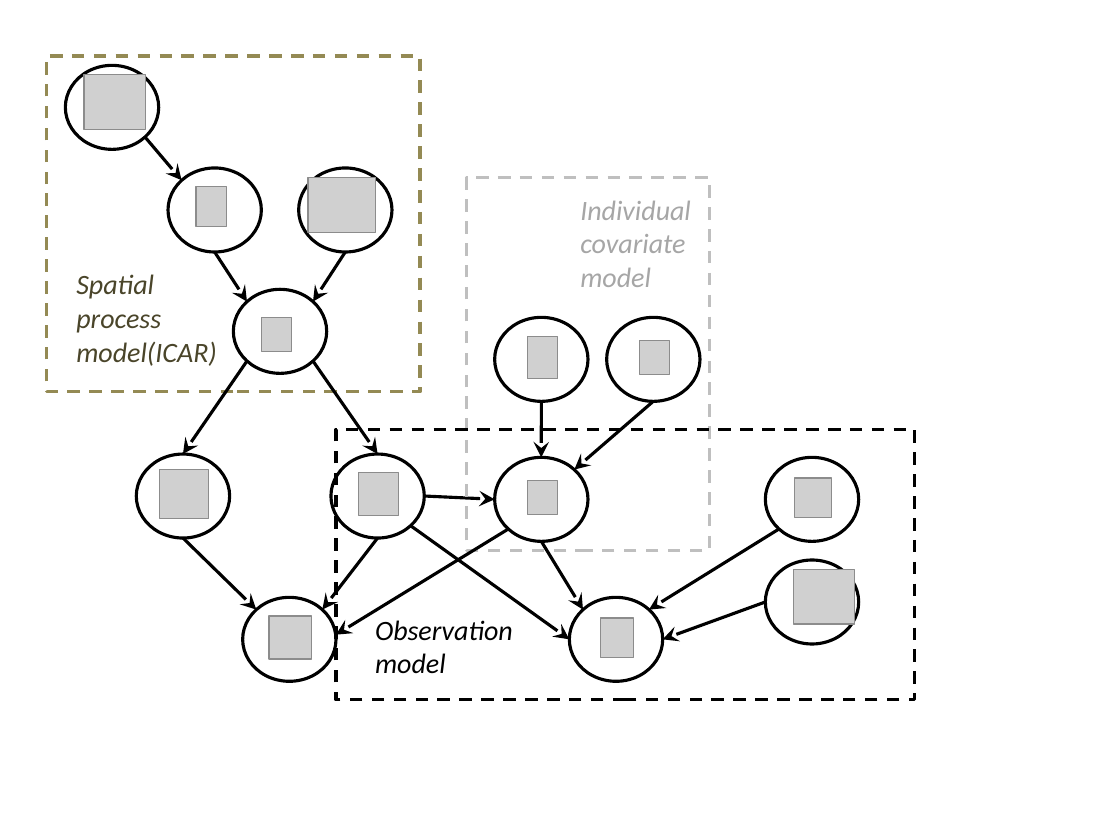
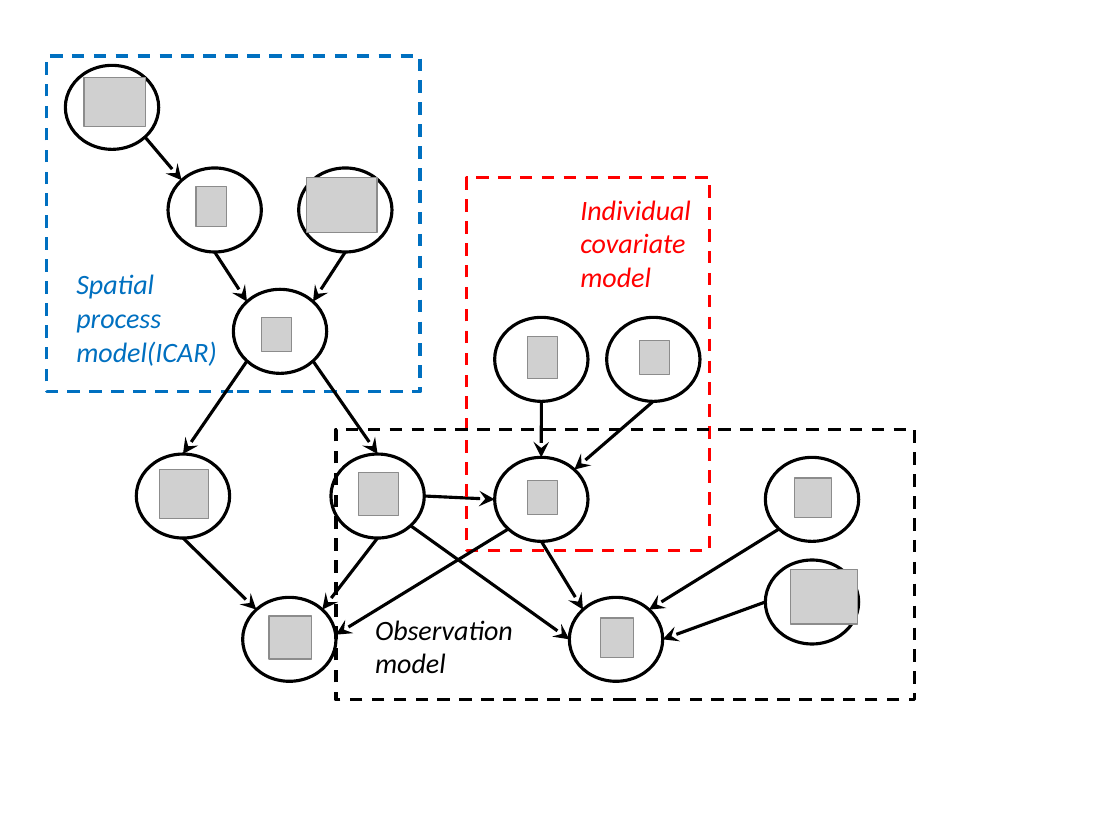
Before and after one commit to NMML/Hierarchical_DS, a slide deck: slide 1 of manuscript/DAG.pptx. Drawn at 1120x840 pixels with LibreOffice and Linux fonts; fonts in the diff are those of the drawing; grey boxes stand for pictures. Boxes give left, top, right and bottom in pixels: in the first picture for what was removed or moved away, otherwise in the second. Text is boxed around its words. In the diff, an @@ line names an element or a change of style, - is before the commit and + after.

```diff
--- a/manuscript/DAG.pptx
+++ b/manuscript/DAG.pptx
@@ rectangle at <box>47,56,420,392</box>: outline #948A54 2 pt dashed to #0070C0 2 pt dashed @@
@@ rectangle at <box>467,177,710,550</box>: outline #BFBFBF 2 pt dashed to #FF0000 2 pt dashed @@
@@ text "Individual" at <box>580,200,691,288</box>: text colour #A6A6A6 to #FF0000 @@
@@ text "Spatial process model(ICAR)" at <box>76,274,217,366</box>: text colour #4A452A to #0070C0 @@
```
Also in this commit, not shown: 11 other files.
